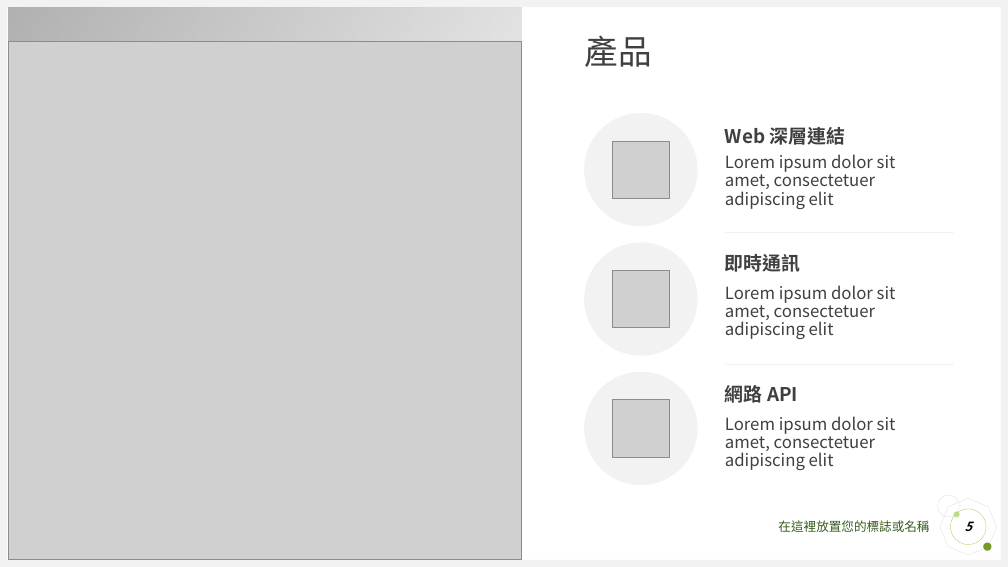
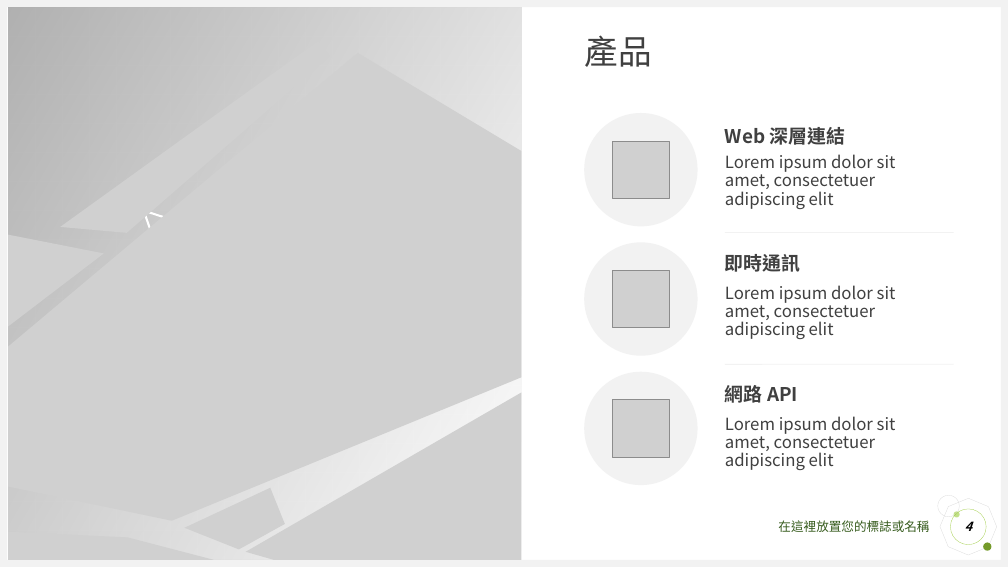
Before and after one commit to xrick/TeacherAssist_V2, a slide deck: slide 4 of backend/data/templates/modern_clean.pptx (slide 5 before the commit). Drawn at 1008x567 pixels with LibreOffice and Linux fonts; fonts in the diff are those of the drawing; grey boxes stand for pictures. Boxes give left, top, right and bottom in pixels: in the first picture for what was removed or moved away, otherwise in the second. Text is boxed around its words. In the diff, an @@ line names an element or a change of style, - is before the commit and + after.

```diff
--- a/backend/data/templates/modern_clean.pptx
+++ b/backend/data/templates/modern_clean.pptx
@@ picture at [8, 41, 522, 560]: outline redrawn @@
@@ freeform shape added at [143, 170, 300, 309], outline #FFFFFF 2 pt @@
@@ octagon at [934, 493, 1002, 561]: proportions changed @@
@@ page number at [965, 521, 972, 531]: text changed @@
-5
+4
```
Also in this commit, not shown: 6 other slides changed, 11 slides removed, 39 other files.
